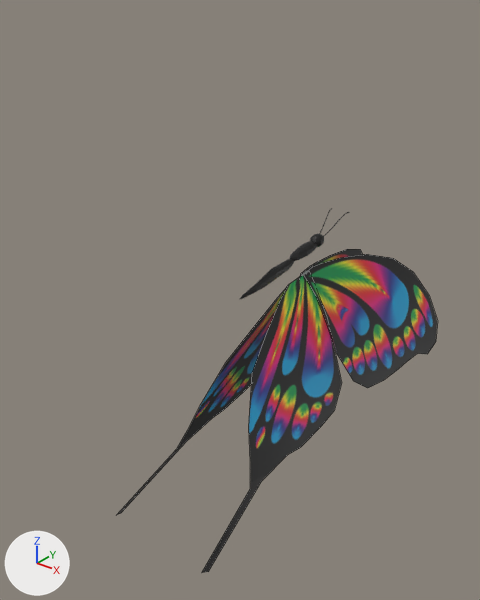
What one commit did to the FBX model Tatvika Vr Game/Assets/Models/Butterfly/butterfly.fbx.
Camera for both pictures: a 50 mm camera at (29.2, -45.0, 19.6) aimed at (-2.6, -5.3, -5.0). The axes (+X, +Y, +Z) are drawn at lower left. The lights are the same throughout. Mesh edges are drawn as thin lines on the coarser meshes. Where no turn or scale is listed for an object, it has been applied to the vertices.

Names of what the first picture shows: 'Cube', 'left wing', 'right wing'.
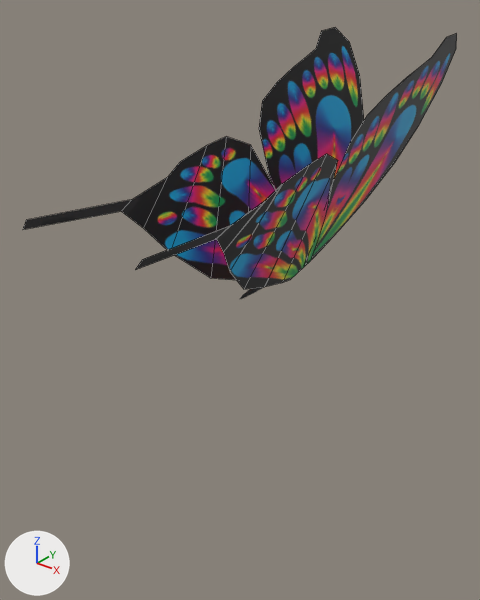
Where the change shows, as pixel boxes (x1, y1, x2, y2) in the pictures (480 x 600 px):
'right wing', reshaped, turned: before (202, 254, 437, 573); after (135, 34, 457, 289)
'left wing', reshaped, turned: before (117, 249, 363, 515); after (23, 28, 364, 280)
part 1 of me_plane_002, built on: before (117, 272, 306, 515); after (23, 28, 364, 280)
part 2 of me_plane_001, built on: before (202, 275, 342, 573); after (135, 35, 452, 289)

Patch to the scene script:
```diff
--- a/Tatvika Vr Game/Assets/Models/Butterfly/butterfly.fbx.py
+++ b/Tatvika Vr Game/Assets/Models/Butterfly/butterfly.fbx.py
@@ me_plane_001 @@
 # used by ob_right_wing; parent = ob_empty; location = (0.0, 0.0, -0.528); rotation_euler = (0.0, 1.222, 0.0), in degrees (0, 70, 0); scale = (0.313, 0.313, 0.313)
-me_plane_001.from_pydata(...)  # 39 vertices, 2 faces; spans x 0.3..17.5, y -21.8..17.4, z -0.1..0.0
+me_plane_001.from_pydata(...)  # 78 vertices, 55 faces; spans x 0.3..17.5, y -21.8..17.4, z -0.1..0.0
+# me_plane_001 part 2
+# 1 face is deleted
+# 39 vertices are added at x 0.3..17.5, y -21.8..17.4, z -0.1..0.0
+# 54 new faces join them
 me_plane_001.materials.append(mat_material_004)
@@ me_plane_002 @@
 # used by ob_left_wing; parent = ob_empty; location = (0.0, 0.0, -0.528); rotation_euler = (0.0, -1.222, 0.0), in degrees (0, -70, 0); scale = (0.313, 0.313, 0.313)
-me_plane_002.from_pydata(...)  # 39 vertices, 2 faces; spans x -17.5..-0.3, y -21.8..17.4, z -0.1..0.0
+me_plane_002.from_pydata(...)  # 78 vertices, 53 faces; spans x -17.5..-0.3, y -21.8..17.4, z -0.1..0.0
+# me_plane_002 part 1
+# 1 face is deleted
+# 39 vertices are added at x -17.5..-0.3, y -21.8..17.4, z -0.1..0.0
+# 52 new faces join them
 me_plane_002.materials.append(mat_material_004)
@@ ob_right_wing @@
 ob_right_wing.location = (0.0, 0.0, -0.528)
-ob_right_wing.rotation_euler = (0.0, 1.222, 0.0)  # degrees (0, 70, 0)
+ob_right_wing.rotation_euler = (0.0, -1.222, 0.0)  # degrees (0, -70, 0)
 ob_right_wing.scale = (0.313, 0.313, 0.313)
@@ ob_left_wing @@
 ob_left_wing.location = (0.0, 0.0, -0.528)
-ob_left_wing.rotation_euler = (0.0, -1.222, 0.0)  # degrees (0, -70, 0)
+ob_left_wing.rotation_euler = (0.0, 1.222, 0.0)  # degrees (0, 70, 0)
 ob_left_wing.scale = (0.313, 0.313, 0.313)
```
